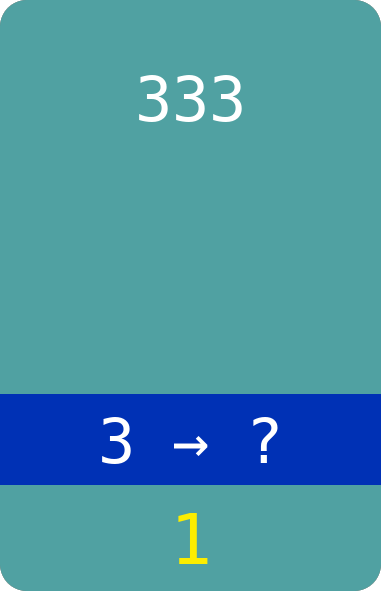
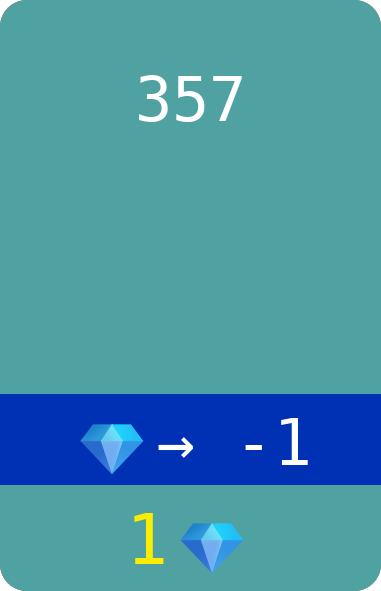
Layers edited between the first and the second 381 × 591 image:
renamed "3 → ?" to "💎→ -1", painted on it over left=80, top=417, right=308, bottom=475
renamed "1" to "1💎", painted on it over left=134, top=513, right=244, bottom=574
renamed "333" to "357", painted on it over left=176, top=75, right=242, bottom=122
